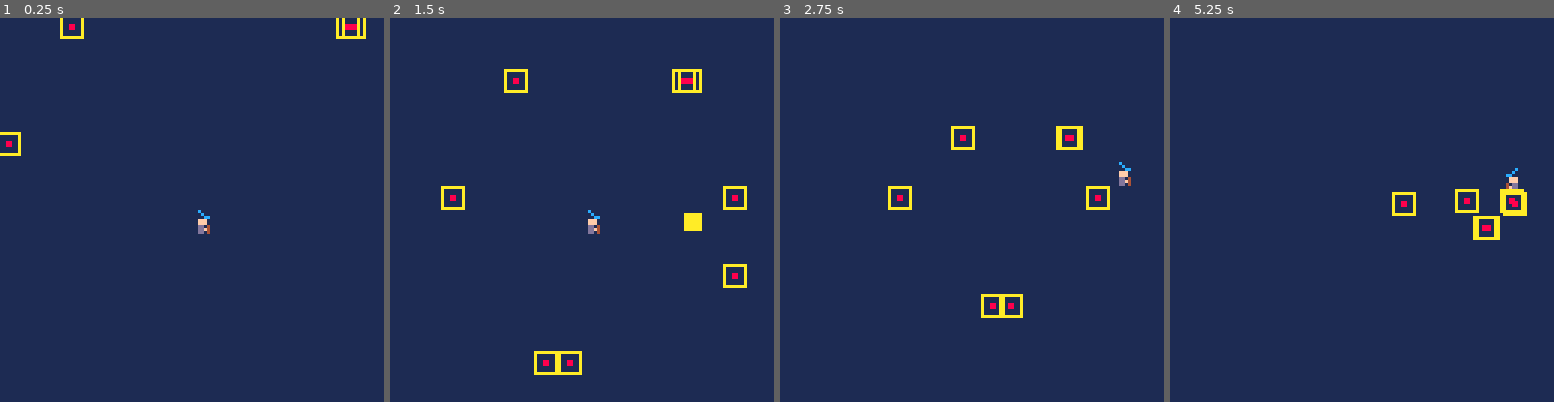
Above: before the commit, frames 1-4 (left to right).
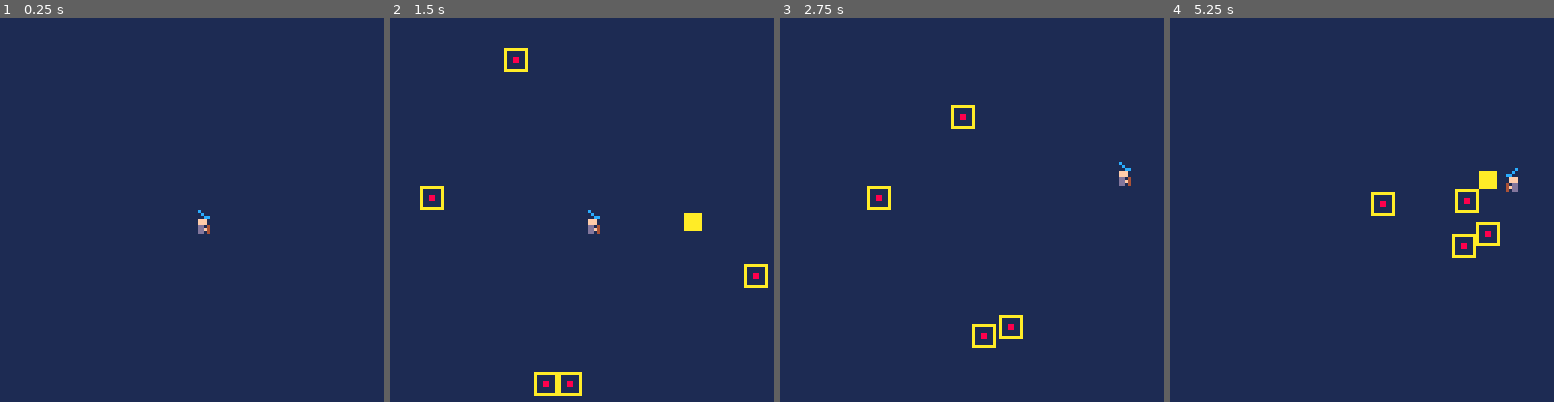
Above: after the commit, the same moments.

Repository: CRBroughton/pico-survivors
Game: PICO-8 cartridge pico-survivors.p8
Two runs of this game, one before a commit and one after it. Both use one fixed random seed, a clock stepped at 60 frames per second and the inputs below.
Inputs:
- Up to frame 1 (0.25 s): no input
- Up to frame 2 (1.5 s): tap X (X key) at 0.33, 1.07 s
- Up to frame 3 (2.75 s): hold Right 1.6-2.1 s; tap X (X key) at 1.85 s; hold Up 2.15-2.42 s; hold Right from 2.47 s (still down)
- Up to frame 4 (5.25 s): tap X (X key) at 2.97, 4.08, 5.2 s; release Right at 3.03 s; hold Left 3.08-3.58 s; hold Down 3.63-3.97 s; hold Right 4.02-4.68 s; hold Up 4.73-5.03 s; hold Left from 5.08 s (still down)

The runs differ from the first frame. In frame 1, 0.5% of the frame differs, in the area x 0-96%, y 0-36%; in frame 2, 2.0%, in the area x 7-99%, y 7-99%; in frame 3, 1.7%; in frame 4, 1.4%.

Commit message:
feat: :sparkles: add basic collision across the enemy table

Diff:
--- a/main.lua
+++ b/main.lua
@@ -15,10 +15,8 @@
             -- }
         }
 
-        -- TODO - Enemies can't overlap
-        -- Need to implement bounding box here as well
         function createEnemyCoords()
-            local padding = 5
+            local padding = 12
             local side = rnd(4)
             local x, y
 
@@ -53,7 +51,6 @@
                     sprite = 3,
                     id = 0,
                 })
-                id += 1
             end
         end
 
@@ -65,40 +62,54 @@
 
         function self.update()
             self.dt = self.dt - 1
-            for en in all(enemies) do
-                for proj in all(projectiles) do
+            for i, en in ipairs(enemies) do
+                for _, proj in ipairs(projectiles) do
                     if isDead(en.x, en.y, 8, 8, proj.x, proj.y, 8, 8) then
                         del(enemies, en)
                         del(projectiles, proj)
-                    end
-
-                end
+                        break
+                    end
+                end
+
                 if self.dt <= 0 then
+                    local moveX, moveY = 0, 0
                     if player.x - 8 > en.x then
-                        en.x += 1
+                        moveX = 1
                     elseif player.x + 8 < en.x then
-                        en.x -= 1
+                        moveX = -1
                     end
                     if player.y - 8 > en.y then
-                        en.y += 1
+                        moveY = 1
                     elseif player.y + 8 < en.y then
-                        en.y -= 1
-                    end
-
-
-                    -- Allows for all the enemies
-                    -- to move with the dt time
-                    self.lastEnemy += 1
-                    local lastEnemyIndex = #enemies
-                    if self.lastEnemy == lastEnemyIndex then
+                        moveY = -1
+                    end
+
+                    -- Check for collision with other enemies
+                    local newX, newY = en.x + moveX, en.y + moveY
+                    local collision = false
+                    for j, otherEn in ipairs(enemies) do
+                        if j ~= i then -- Skip self
+                            local distance = sqrt((newX - otherEn.x)^2 + (newY - otherEn.y)^2)
+                            if distance < 8 then
+                                collision = true
+                                break
+                            end
+                        end
+                    end
+
+                    if not collision then
+                        en.x = en.x + moveX
+                        en.y = en.y + moveY
+                    end
+
+                    -- Reset dt when processing the last enemy
+                    if i == #enemies then
                         self.dt = 4
-                        self.lastEnemy = 0
-                    end
-
-                end
-
-            end
-        end
+                    end
+                end
+            end
+        end
+
 
         function isDead(x1, y1, w1, h1, x2, y2, w2, h2)
             local hit = false
